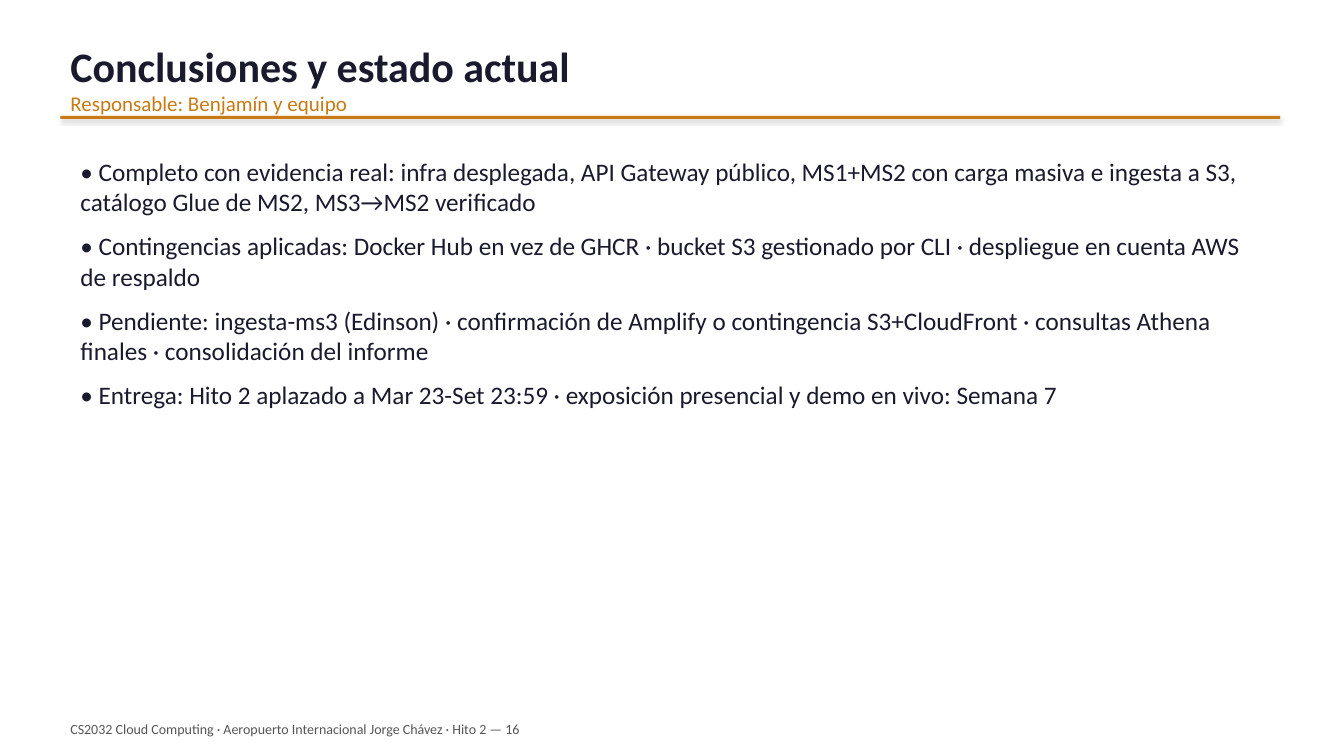
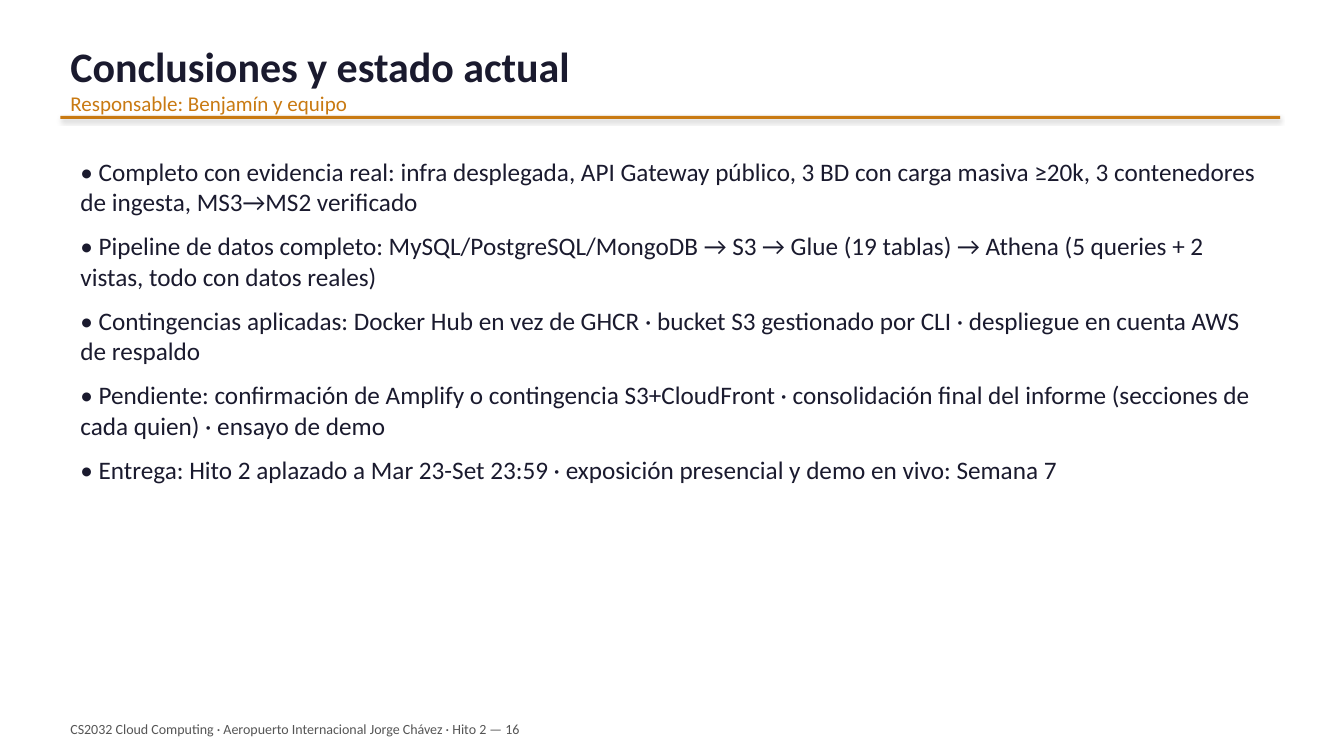
Before and after one commit to btoroled/cloud-computing-proyecto, a slide deck: slide 17 of ppt/hito2-resumen.pptx. Drawn at 1344x756 pixels with LibreOffice and Linux fonts; fonts in the diff are those of the drawing. Boxes give left, top, right and bottom in pixels: in the first picture for what was removed or moved away, otherwise in the second. Text is boxed around its words. In the diff, an @@ line names an element or a change of style, - is before the commit and + after.

Commit message:
docs: actualizar PPT y benja.md - ingesta-ms3 completo, 5/5 queries Athena

```diff
--- a/ppt/hito2-resumen.pptx
+++ b/ppt/hito2-resumen.pptx
@@ text at box(80, 163, 1254, 290): text changed @@
-• Completo con evidencia real: infra desplegada, API Gateway público, MS1+MS2 con carga masiva e ingesta a S3, catálogo Glue de MS2, MS3→MS2 verificado
+• Completo con evidencia real: infra desplegada, API Gateway público, 3 BD con carga masiva ≥20k, 3 contenedores de ingesta, MS3→MS2 verificado
+• Pipeline de datos completo: MySQL/PostgreSQL/MongoDB → S3 → Glue (19 tablas) → Athena (5 queries + 2 vistas, todo con datos reales)
@@ text at box(80, 386, 1249, 439): text changed @@
-• Pendiente: ingesta-ms3 (Edinson) · confirmación de Amplify o contingencia S3+CloudFront · consultas Athena finales · consolidación del informe
+• Pendiente: confirmación de Amplify o contingencia S3+CloudFront · consolidación final del informe (secciones de cada quien) · ensayo de demo
```
Also in this commit, not shown: 3 other slides changed, 1 other file.
